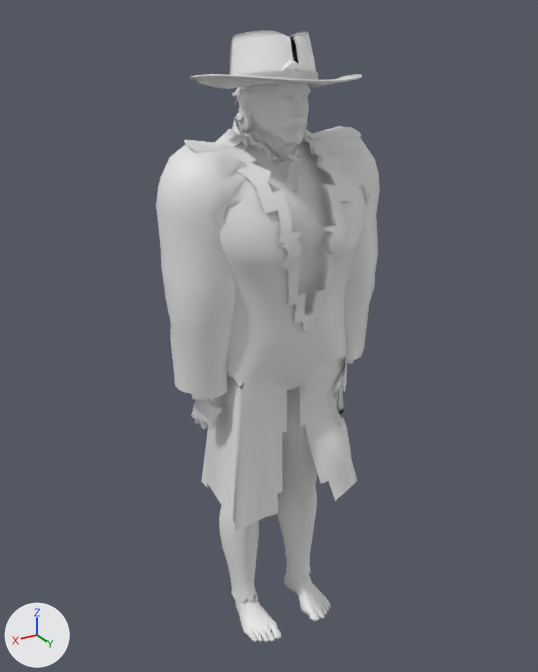
Two versions of the glTF model assets/people/bold_cowboy_rodin.glb, one commit apart.
The view is the same before and after, from a 50 mm camera at (1.022, 1.679, 1.838) aimed at (0.009, -0.009, 0.994). Every picture has the same lights, and +X, +Y and +Z are marked at lower left. The first picture is the older version.

Objects in the first picture: 'body_head', 'body_skin', 'cloth_coat', 'cloth_hat', 'cloth_hat_band', 'cloth_hat_brim', 'cloth_trousers', 'cloth_vest' and 2 more.
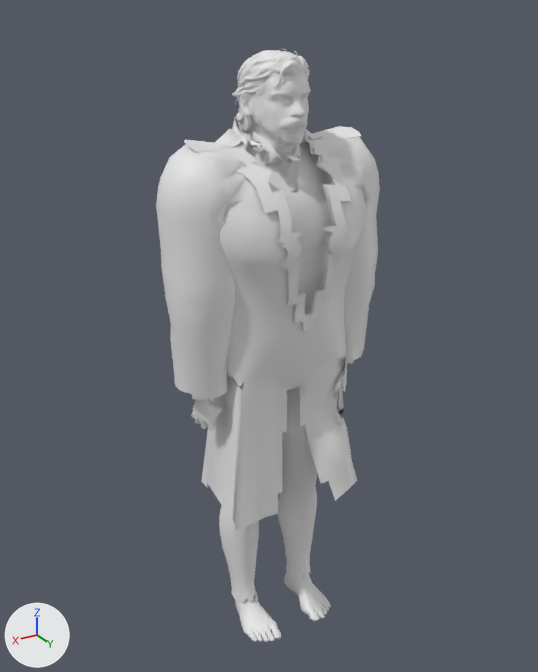
Where the change shows, as pixel boxes (x1, y1, x2, y2) in the pictures (538 x 672 px):
'cloth_hat', deleted
    before: (229, 30, 317, 87)
'cloth_hat_brim', deleted
    before: (189, 74, 362, 89)
'cloth_hat_band', deleted
    before: (242, 70, 319, 87)

The change, as a list of edits to the scene's bpy script:
```text
Remove ob_cloth_hat:
    ob_cloth_hat = bpy.data.objects.new('cloth_hat', me_cloth_hat)
    ob_cloth_hat.location = (0.0, 0.0, 0.0)
Remove ob_cloth_hat_band:
    ob_cloth_hat_band = bpy.data.objects.new('cloth_hat_band', me_cloth_hat_band)
    ob_cloth_hat_band.location = (0.0, 0.0, 0.0)
Remove ob_cloth_hat_brim:
    ob_cloth_hat_brim = bpy.data.objects.new('cloth_hat_brim', me_cloth_hat_brim)
    ob_cloth_hat_brim.location = (0.0, 0.0, 0.0)
```
